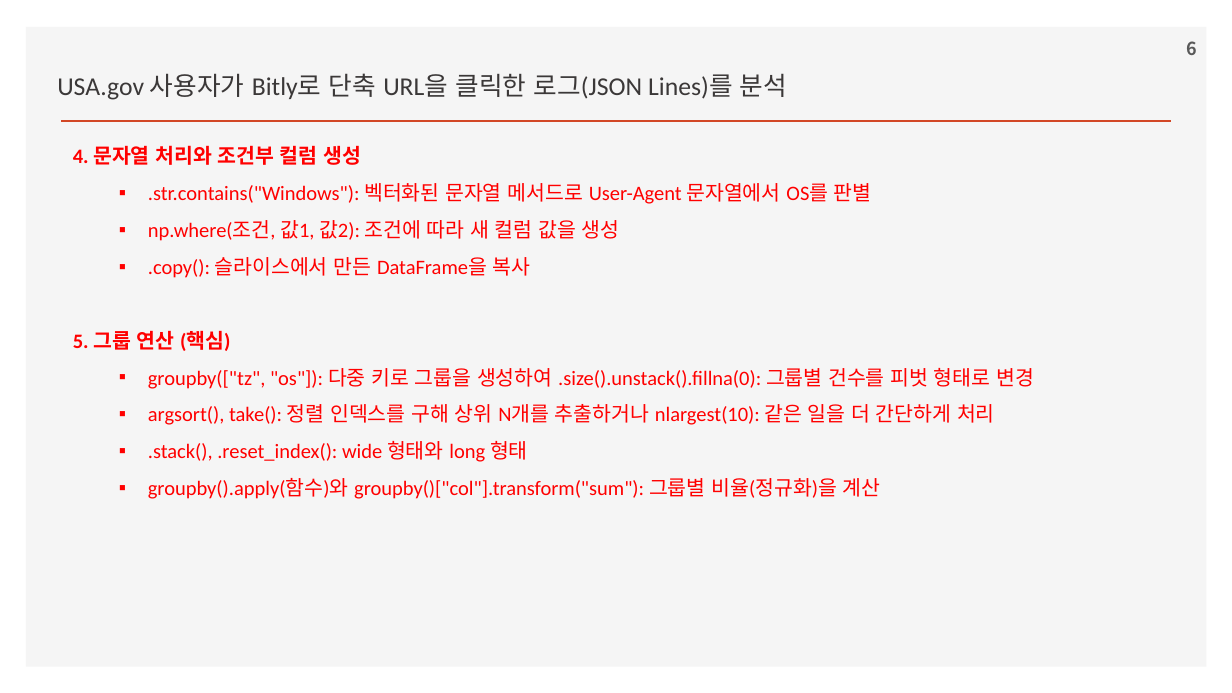
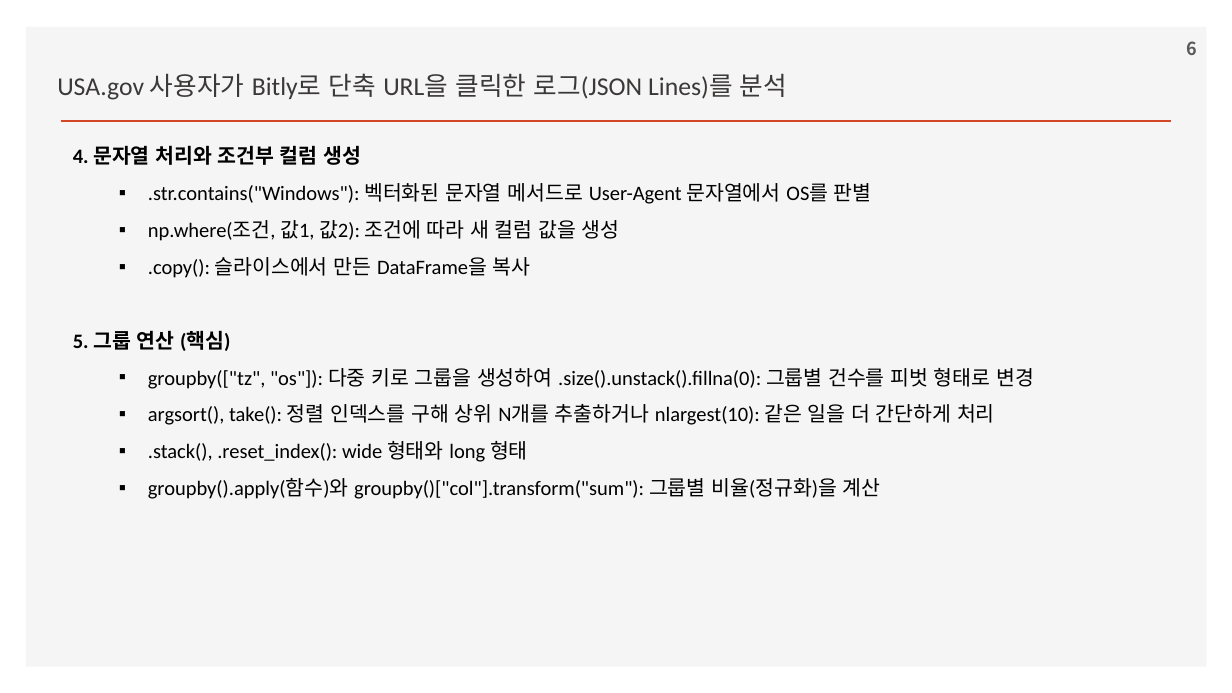
Before and after one commit to ancestor9/2026_Fall_Application-Deployment, a slide deck: slide 6 of 20261106/python for data analysis.pptx. Drawn at 1232x693 pixels with LibreOffice and Linux fonts; fonts in the diff are those of the drawing; background and template pictures are left out. Boxes give left, top, right and bottom in pixels: in the first picture for what was removed or moved away, otherwise in the second. Text is boxed around its words. In the diff, an @@ line names an element or a change of style, - is before the commit and + after.

```diff
--- a/20261106/python for data analysis.pptx
+++ b/20261106/python for data analysis.pptx
@@ text "4. 문자열 처리와 조건부 컬럼 ..." at [73,145,1034,499]: text colour #FF0000 to #000000 @@
```
Also in this commit, not shown: 1 other slide changed, 12 slides added.
